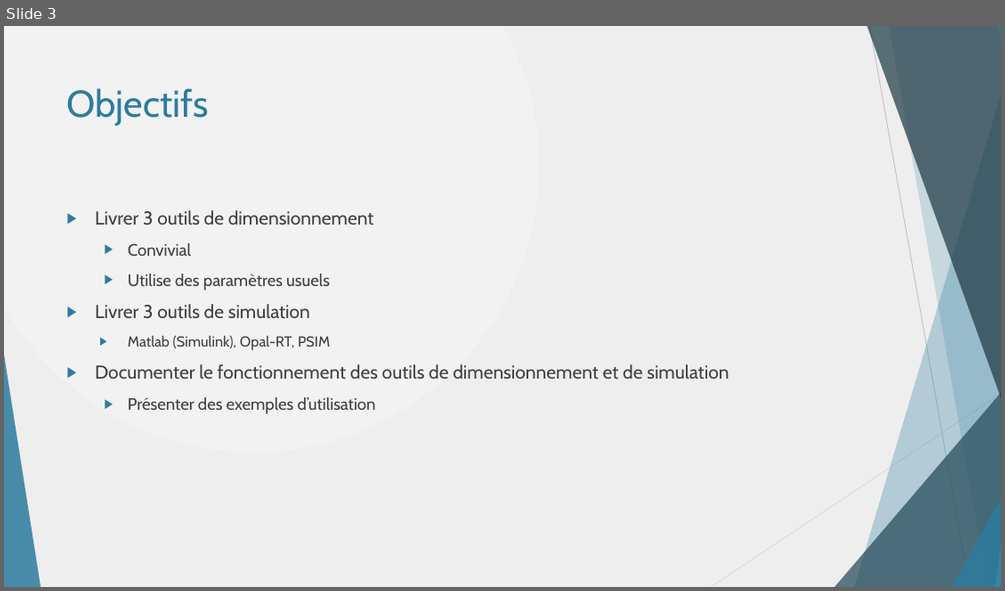
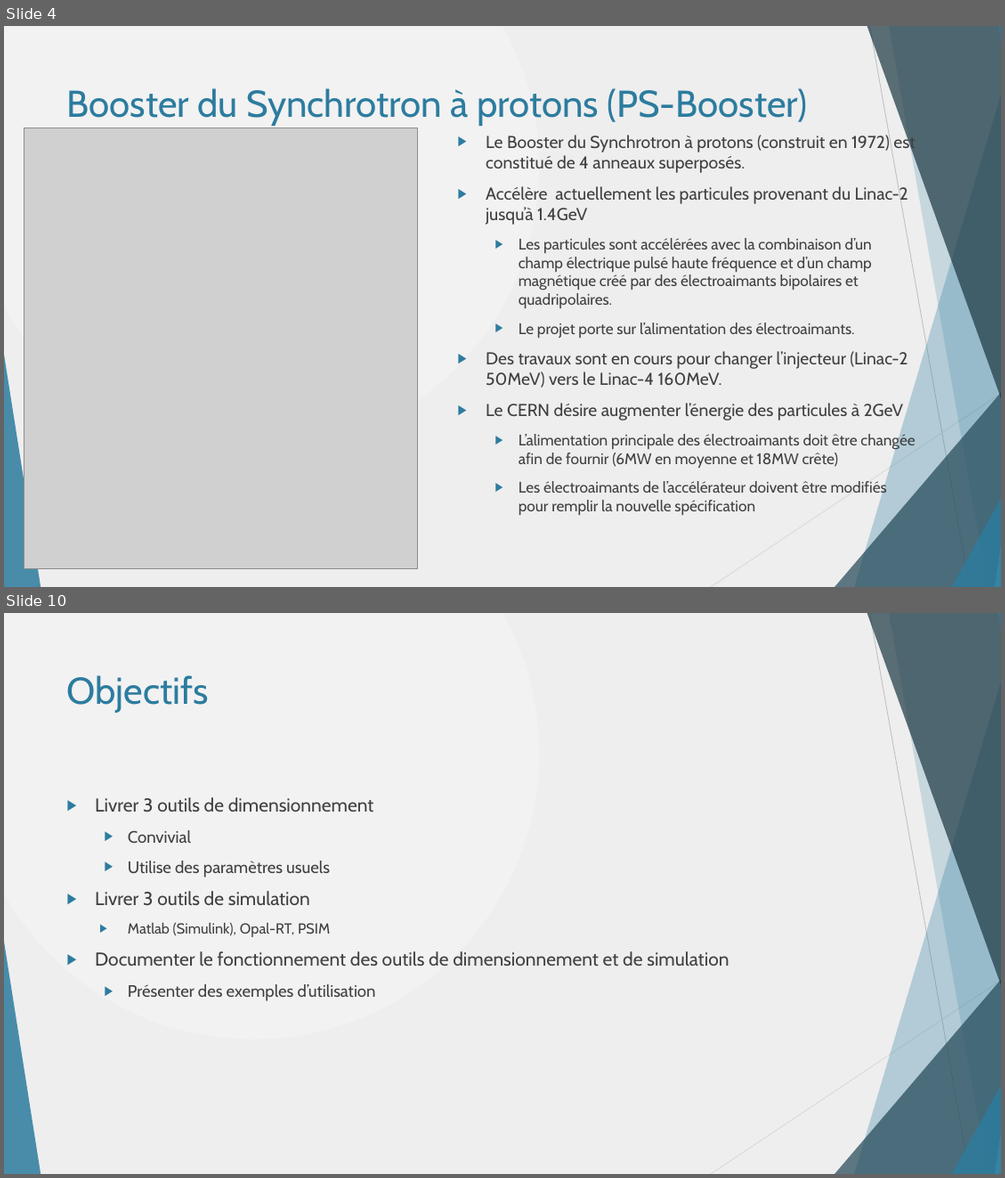
Before and after one commit to danthib76/DesignIV, a slide deck: Remise/Remise 1/Presentation_Remise_1.pptx. Shown one above the other, each under a label of ours: slide 3 before the commit, slides 4 and 10 after it; the slides between them are not shown. The pictures are 1005x591 and 1005x1178 pixels, drawn with LibreOffice and Linux fonts; fonts in the diff are those of the drawing; grey boxes stand for pictures. Boxes give left, top, right and bottom in pixels: in the first picture for what was removed or moved away, otherwise in the second. Text is boxed around its words. In the diff, an @@ line names an element or a change of style, - is before the commit and + after.

```diff
--- a/Remise/Remise 1/Presentation_Remise_1.pptx
+++ b/Remise/Remise 1/Presentation_Remise_1.pptx
@@ slide 4 added at box(4, 26, 1001, 587), background gradient #F2F2F2 to #EEEEEE; not listed: 10 template elements that a slide beside it also shows @@
@@ title added at box(67, 88, 807, 126), 36 pt, text #2C7C9F @@
+Booster du Synchrotron à protons (PS-Booster)
@@ picture added at box(24, 127, 417, 568) @@
@@ text added at box(485, 134, 915, 515), 14.8 pt, text #404040 @@
+▶ Le Booster du Synchrotron à protons (construit en 1972) est constitué de 4 anneaux superposés.
+▶ Accélère actuellement les particules provenant du Linac-2 jusqu’à 1.4GeV
+  ▶ Les particules sont accélérées avec la combinaison d’un champ électrique pulsé haute fréquence et d’un champ magnétique créé par des électroaimants bipolaires et quadripolaires.
+  ▶ Le projet porte sur l’alimentation des électroaimants.
+▶ Des travaux sont en cours pour changer l’injecteur (Linac-2 50MeV) vers le Linac-4 160MeV.
+▶ Le CERN désire augmenter l’énergie des particules à 2GeV
+  ▶ L’alimentation principale des électroaimants doit être changée afin de fournir (6MW en moyenne et 18MW crête)
+  ▶ Les électroaimants de l’accélérateur doivent être modifiés pour remplir la nouvelle spécification
@@ what was slide 3 is now slide 10 @@
```
Also in this commit, not shown: 9 slides changed, 7 other slides added, 6 slides removed.
